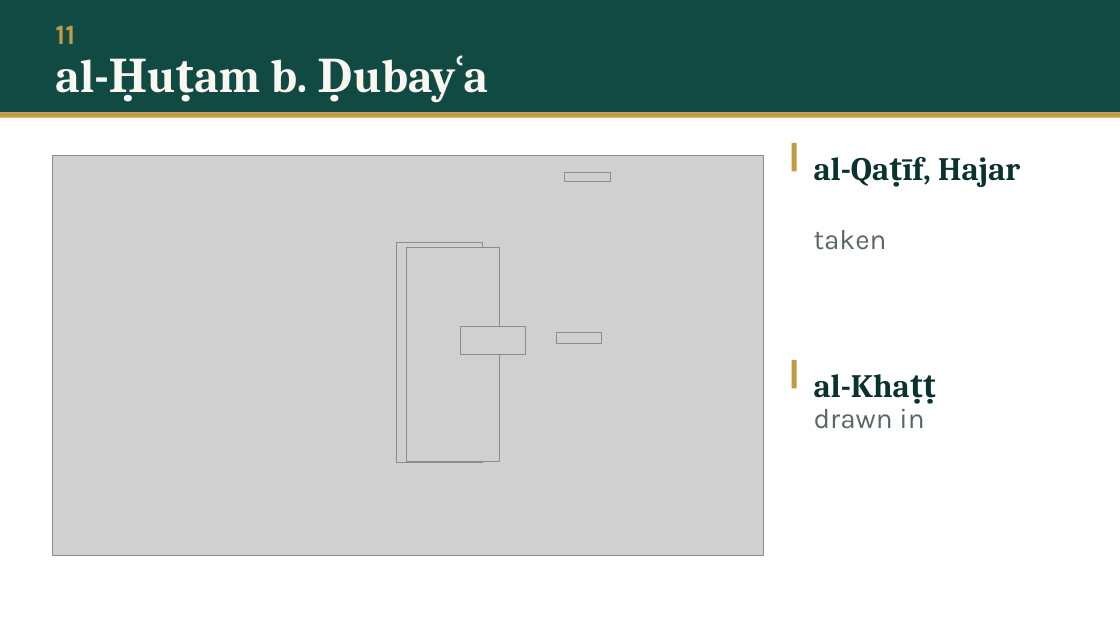
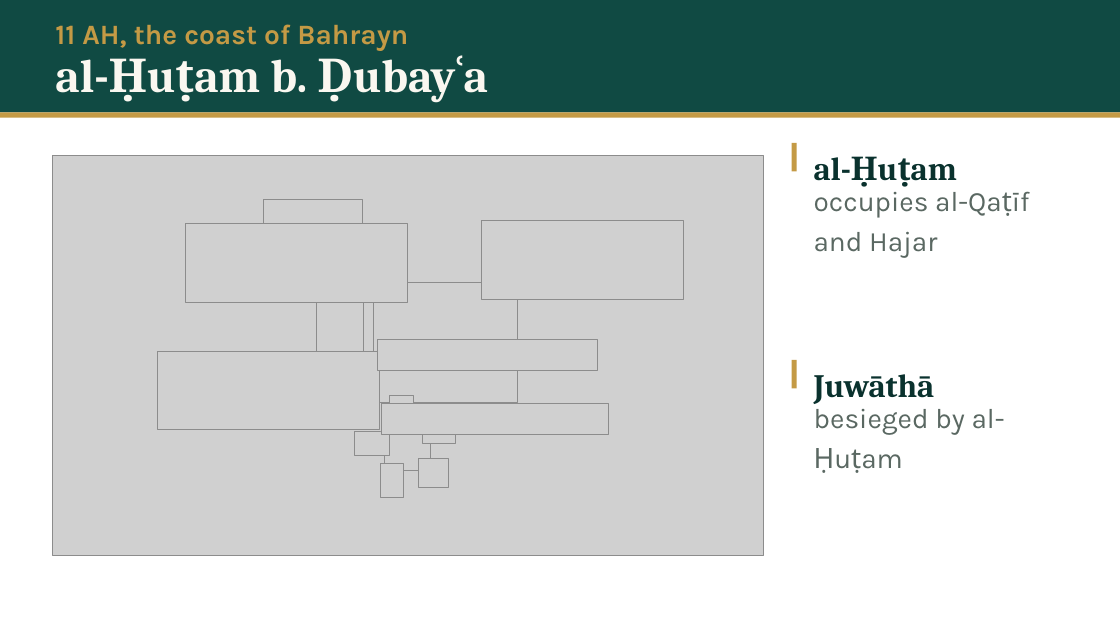
Before and after one commit to daniyalyasin93/2026SeptemberIslamicHistoryClass, a slide deck: slide 13 of S06_hadramawt_bahrayn/S06.pptx (slide 12 before the commit). Drawn at 1120x630 pixels with LibreOffice and Linux fonts; fonts in the diff are those of the drawing; grey boxes stand for pictures. Boxes give left, top, right and bottom in pixels: in the first picture for what was removed or moved away, otherwise in the second. Text is boxed around its words. In the diff, an @@ line names an element or a change of style, - is before the commit and + after.

```diff
--- a/S06_hadramawt_bahrayn/S06.pptx
+++ b/S06_hadramawt_bahrayn/S06.pptx
@@ text at (55, 24, 408, 51): text changed @@
-11
+11 AH, the coast of Bahrayn
@@ picture removed at (565, 172, 611, 182) @@
@@ text at (814, 157, 851, 181): text changed @@
-al-Qaṭīf, Hajar
+al-Ḥuṭam
@@ picture added at (264, 199, 362, 298) @@
@@ text at (814, 185, 1002, 258): text changed @@
-taken
+occupies al-Qaṭīf and Hajar
@@ picture added at (186, 223, 408, 302) @@
@@ picture added at (481, 221, 684, 299) @@
@@ picture removed at (397, 242, 482, 462) @@
@@ picture removed at (407, 248, 500, 461) @@
@@ picture added at (317, 287, 364, 424) @@
@@ picture added at (373, 283, 518, 403) @@
@@ picture removed at (460, 326, 526, 355) @@
@@ picture added at (158, 351, 381, 429) @@
@@ picture added at (378, 339, 598, 371) @@
@@ picture removed at (556, 332, 601, 343) @@
@@ text at (814, 374, 935, 404): text changed @@
-al-Khaṭṭ
+Juwāthā
@@ picture added at (381, 403, 609, 434) @@
@@ picture added at (389, 396, 413, 431) @@
@@ picture added at (423, 419, 456, 444) @@
@@ text at (814, 402, 1005, 434): text changed @@
-drawn in
+besieged by al-Ḥuṭam
@@ picture added at (355, 432, 390, 456) @@
@@ picture added at (384, 424, 431, 471) @@
@@ picture added at (381, 464, 404, 497) @@
@@ picture added at (418, 459, 449, 487) @@
```
Also in this commit, not shown: 60 other slides changed, 18 slides added, 11 slides removed, 37 other files.
